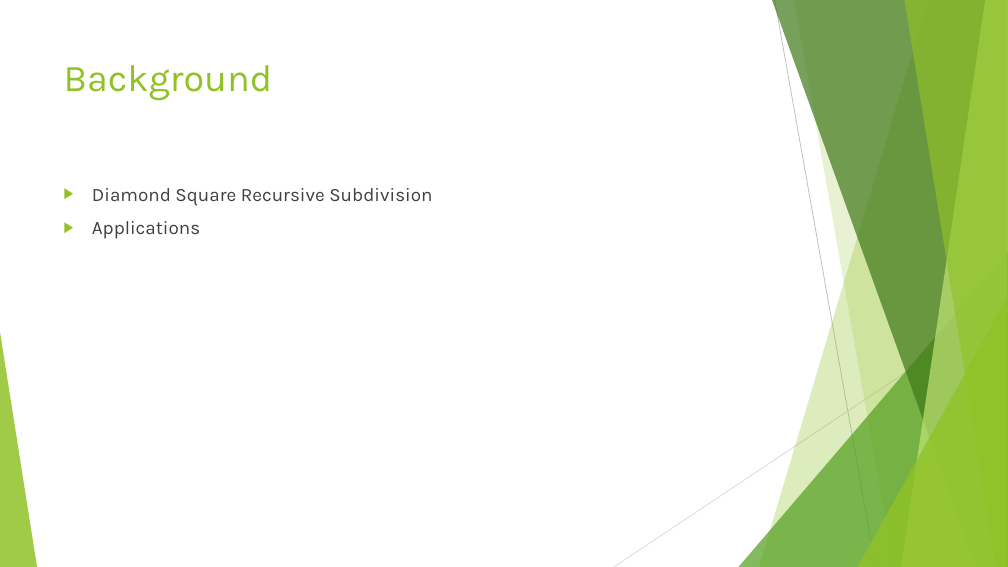
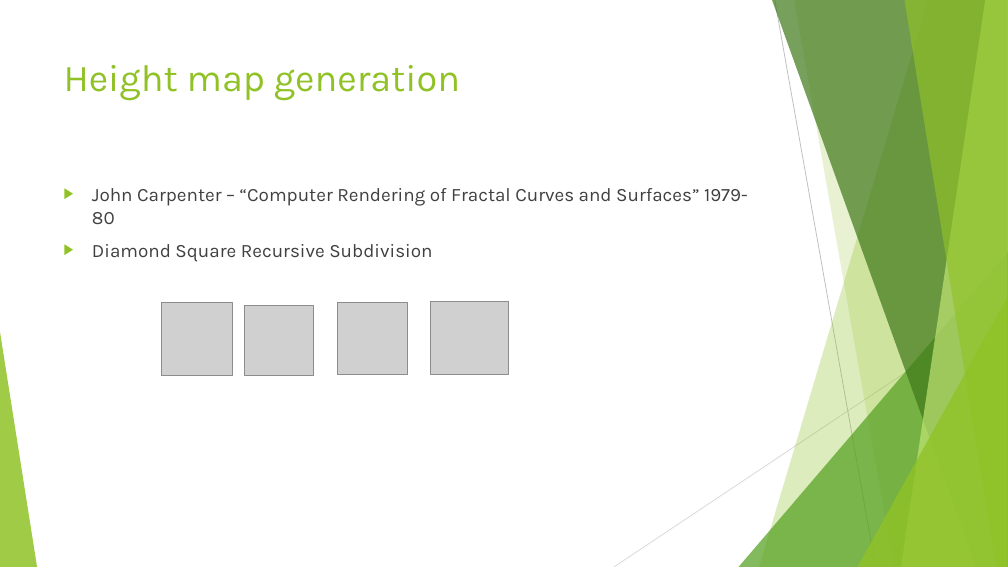
Before and after one commit to KarteekKumarM/MountainTerrain, a slide deck: slide 4 of docs/Presentation.pptx. Drawn at 1008x567 pixels with LibreOffice and Linux fonts; fonts in the diff are those of the drawing; grey boxes stand for pictures. Boxes give left, top, right and bottom in pixels: in the first picture for what was removed or moved away, otherwise in the second. Text is boxed around its words. In the diff, an @@ line names an element or a change of style, - is before the commit and + after.

```diff
--- a/docs/Presentation.pptx
+++ b/docs/Presentation.pptx
@@ title at <box>64,65,460,101</box>: text changed @@
-Background
+Height map generation
@@ text at <box>92,188,748,224</box>: paragraph added @@
+▶ John Carpenter – “Computer Rendering of Fractal Curves and Surfaces” 1979-80
@@ text at <box>92,221,200,239</box>: paragraph removed @@
-▶ Applications
@@ picture added at <box>161,302,232,376</box> @@
@@ picture added at <box>245,306,315,376</box> @@
@@ picture added at <box>337,302,408,374</box> @@
@@ picture added at <box>431,301,509,374</box> @@
```
Also in this commit, not shown: 8 other slides changed, 21 slides added, 5 slides removed, 9 other files.
